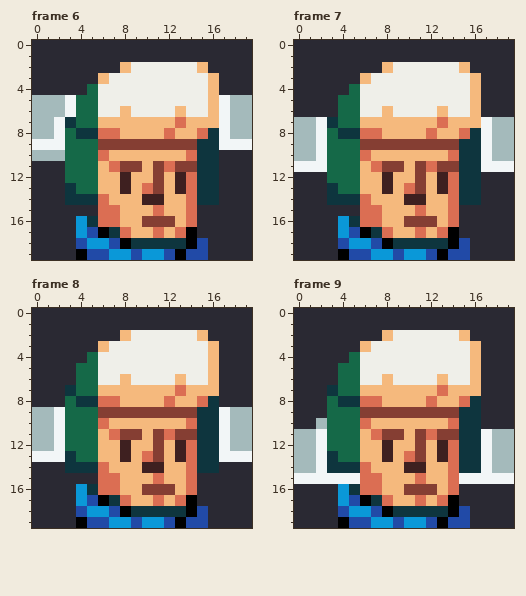
Two versions of one pixel-art file, interface/inventory/health_display/health_monitor.aseprite. Above: the version before the commit.
20x20 pixels, 13 frames. Shown: frame 6, frame 7, frame 8, frame 9. The commit also changed other frames, which this record leaves out.
The same view after the edit:
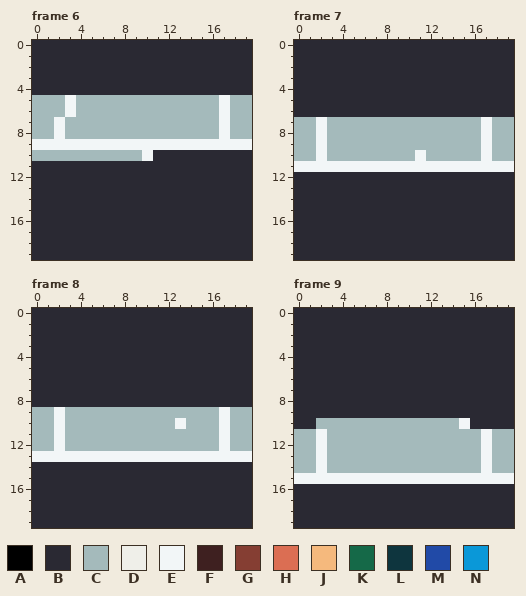
Palette (. is transparent): A #000000  B #2a2933  C #a4babb  D #efefe9  E #f2f6f7  F #3e2020  G #853e33  H #db6e53  J #f5b97d  K #156948  L #0e353e  M #214aa7  N #0a98d8
From the commit log: Change color of health monitor using signals and fix post_import function lookup
From old to new:
layer "Portrait" now hidden
Frame 6:
y 2: x 8..15 JDDDDDDJ -> BBBBBBBB
y 3: x 6..16 JDDDDDDDDDJ -> BBBBBBBBBBB
y 4: x 5..16 KDDDDDDDDDDJ -> BBBBBBBBBBBB
y 5: x 4..16 KKDDDDDDDDDDJ -> CCCCCCCCCCCCC
y 6: x 4..16 KKDDJDDDDJDDJ -> CCCCCCCCCCCCC
y 7: x 3..16 LKKJJJJJJJHJJJ -> CCCCCCCCCCCCCC
y 8: x 3..16 KLLHHJJJJHJJHL -> CCCCCCCCCCCCCC
y 9: x 3..16 KKKGGGGGGGGGLL -> EEEEEEEEEEEEEE
y 10: x 3..16 KKKHJJJJJJJHLL -> CCCCCCCEBBBBBB
y 11: x 3..16 KKKJHGGJGHGGLL -> BBBBBBBBBBBBBB
y 12: x 3..16 KKKJJFJJGJFHLL -> BBBBBBBBBBBBBB
y 13: x 3..16 LKKJJFJHGJFHLL -> BBBBBBBBBBBBBB
y 14: x 3..16 LLLHJJJFFJJHLL -> BBBBBBBBBBBBBB
y 15: x 6..14 HHJJJHJJH -> BBBBBBBBB
y 16: x 4..14 NLHHJJGGGJH -> BBBBBBBBBBB
y 17: x 4..14 NMALHJJHJHA -> BBBBBBBBBBB
y 18: x 4..15 MNNMALLLLLAM -> BBBBBBBBBBBB
y 19: x 4..15 AMMNNMNNMAMM -> BBBBBBBBBBBB
Frame 7:
y 2: x 8..15 JDDDDDDJ -> BBBBBBBB
y 3: x 6..16 JDDDDDDDDDJ -> BBBBBBBBBBB
y 4: x 5..16 KDDDDDDDDDDJ -> BBBBBBBBBBBB
y 5: x 4..16 KKDDDDDDDDDDJ -> BBBBBBBBBBBBB
y 6: x 4..16 KKDDJDDDDJDDJ -> BBBBBBBBBBBBB
y 7: x 3..16 LKKJJJJJJJHJJJ -> CCCCCCCCCCCCCC
y 8: x 3..16 KLLHHJJJJHJJHL -> CCCCCCCCCCCCCC
y 9: x 3..16 KKKGGGGGGGGGLL -> CCCCCCCCCCCCCC
y 10: x 3..16 KKKHJJJJJJJHLL -> CCCCCCCCECCCCC
y 11: x 3..16 KKKJHGGJGHGGLL -> EEEEEEEEEEEEEE
y 12: x 3..16 KKKJJFJJGJFHLL -> BBBBBBBBBBBBBB
y 13: x 3..16 LKKJJFJHGJFHLL -> BBBBBBBBBBBBBB
y 14: x 3..16 LLLHJJJFFJJHLL -> BBBBBBBBBBBBBB
y 15: x 6..14 HHJJJHJJH -> BBBBBBBBB
y 16: x 4..14 NLHHJJGGGJH -> BBBBBBBBBBB
y 17: x 4..14 NMALHJJHJHA -> BBBBBBBBBBB
y 18: x 4..15 MNNMALLLLLAM -> BBBBBBBBBBBB
y 19: x 4..15 AMMNNMNNMAMM -> BBBBBBBBBBBB
Frame 8:
y 2: x 8..15 JDDDDDDJ -> BBBBBBBB
y 3: x 6..16 JDDDDDDDDDJ -> BBBBBBBBBBB
y 4: x 5..16 KDDDDDDDDDDJ -> BBBBBBBBBBBB
y 5: x 4..16 KKDDDDDDDDDDJ -> BBBBBBBBBBBBB
y 6: x 4..16 KKDDJDDDDJDDJ -> BBBBBBBBBBBBB
y 7: x 3..16 LKKJJJJJJJHJJJ -> BBBBBBBBBBBBBB
y 8: x 3..16 KLLHHJJJJHJJHL -> BBBBBBBBBBBBBB
y 9: x 3..16 KKKGGGGGGGGGLL -> CCCCCCCCCCCCCC
y 10: x 3..16 KKKHJJJJJJJHLL -> CCCCCCCCCCECCC
y 11: x 3..16 KKKJHGGJGHGGLL -> CCCCCCCCCCCCCC
y 12: x 3..16 KKKJJFJJGJFHLL -> CCCCCCCCCCCCCC
y 13: x 3..16 LKKJJFJHGJFHLL -> EEEEEEEEEEEEEE
y 14: x 3..16 LLLHJJJFFJJHLL -> BBBBBBBBBBBBBB
y 15: x 6..14 HHJJJHJJH -> BBBBBBBBB
y 16: x 4..14 NLHHJJGGGJH -> BBBBBBBBBBB
y 17: x 4..14 NMALHJJHJHA -> BBBBBBBBBBB
y 18: x 4..15 MNNMALLLLLAM -> BBBBBBBBBBBB
y 19: x 4..15 AMMNNMNNMAMM -> BBBBBBBBBBBB
Frame 9:
y 2: x 8..15 JDDDDDDJ -> BBBBBBBB
y 3: x 6..16 JDDDDDDDDDJ -> BBBBBBBBBBB
y 4: x 5..16 KDDDDDDDDDDJ -> BBBBBBBBBBBB
y 5: x 4..16 KKDDDDDDDDDDJ -> BBBBBBBBBBBBB
y 6: x 4..16 KKDDJDDDDJDDJ -> BBBBBBBBBBBBB
y 7: x 3..16 LKKJJJJJJJHJJJ -> BBBBBBBBBBBBBB
y 8: x 3..16 KLLHHJJJJHJJHL -> BBBBBBBBBBBBBB
y 9: x 3..16 KKKGGGGGGGGGLL -> BBBBBBBBBBBBBB
y 10: x 3..16 KKKHJJJJJJJHLL -> CCCCCCCCCCCCEB
y 11: x 3..16 KKKJHGGJGHGGLL -> CCCCCCCCCCCCCC
y 12: x 3..16 KKKJJFJJGJFHLL -> CCCCCCCCCCCCCC
y 13: x 3..16 LKKJJFJHGJFHLL -> CCCCCCCCCCCCCC
y 14: x 3..16 LLLHJJJFFJJHLL -> CCCCCCCCCCCCCC
y 15: x 6..14 HHJJJHJJH -> EEEEEEEEE
y 16: x 4..14 NLHHJJGGGJH -> BBBBBBBBBBB
y 17: x 4..14 NMALHJJHJHA -> BBBBBBBBBBB
y 18: x 4..15 MNNMALLLLLAM -> BBBBBBBBBBBB
y 19: x 4..15 AMMNNMNNMAMM -> BBBBBBBBBBBB
Changed places in both pictures, as pixel boxes (x1, y1, x2, y2):
changed: (65, 62, 219, 260)
changed: (327, 62, 481, 260)
changed: (65, 330, 219, 528)
changed: (327, 330, 481, 528)
